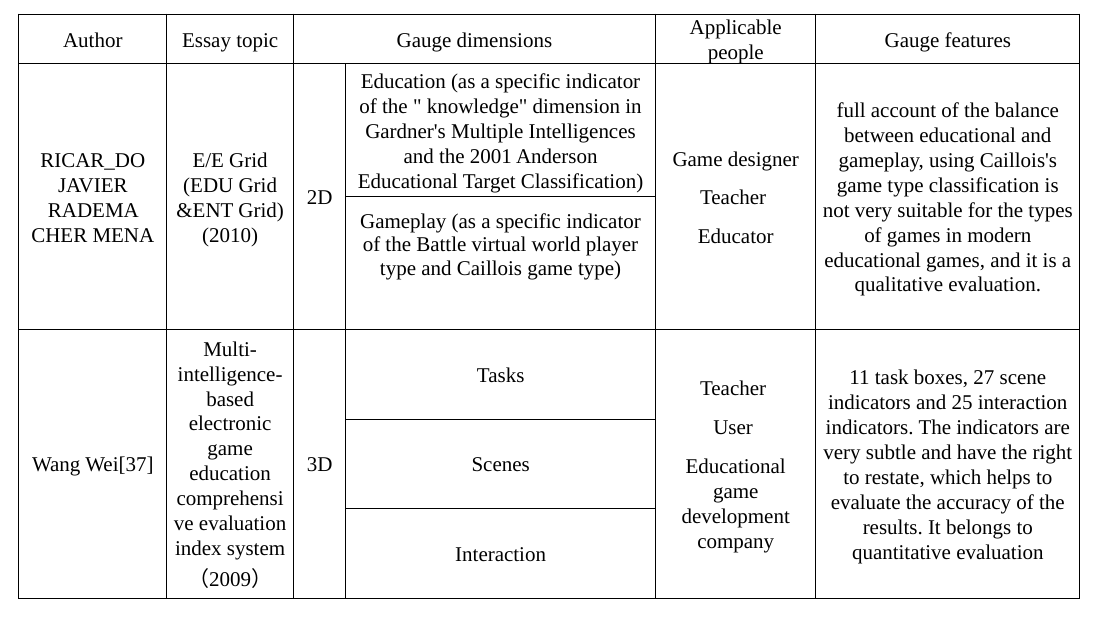
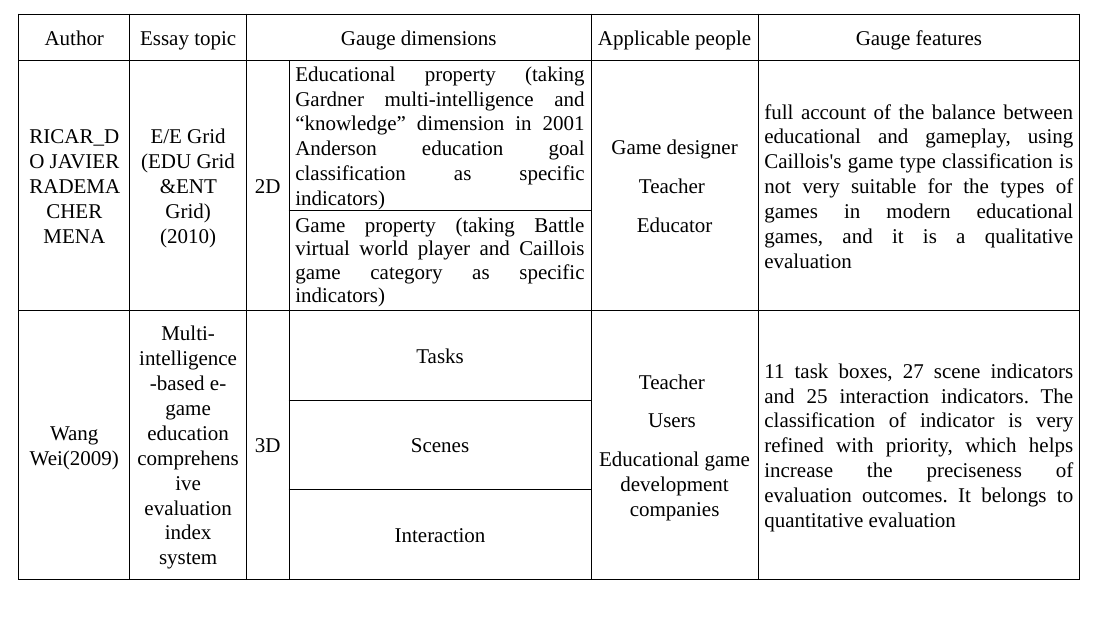
Before and after one commit to duanxiaoyun/ppaperssss, a slide deck: slide 5 of bi_ye_lun_wen/temp files.pptx. Drawn at 1120x630 pixels with LibreOffice and Linux fonts; fonts in the diff are those of the drawing. Boxes give left, top, right and bottom in pixels: in the first picture for what was removed or moved away, otherwise in the second. Text is boxed around its words. In the diff, an @@ line names an element or a change of style, - is before the commit and + after.

```diff
--- a/bi_ye_lun_wen/temp files.pptx
+++ b/bi_ye_lun_wen/temp files.pptx
@@ table at [18,14,1081,590] @@
@@ row 2, column 4: "Education (as a specific indicator of the " knowledge" dimension in Gardner's Multiple Intelligences and the 2001 Anderson Educational Target Classification)" to "Educational property (taking Gardner multi-intelligence and “knowledge” dimension in 2001 Anderson education goal classification as specific indicators)" @@
-row 2, column 6: full account of the balance between educational and gameplay, using Caillois's game type classification is not very suitable for the types of games in modern educational games, and it is a qualitative evaluation.
+row 2, column 6: full account of the balance between educational and gameplay, using Caillois's game type classification is not very suitable for the types of games in modern educational games, and it is a qualitative evaluation
-row 3, column 4: Gameplay (as a specific indicator of the Battle virtual world player type and Caillois game type)
+row 3, column 4: Game property (taking Battle virtual world player and Caillois game category as specific indicators)
-row 4: Wang Wei[37] | Multi-intelligence-based electronic game education comprehensive evaluation index system（2009） | 3D | Tasks | Teacher / User / Educational game development company | 11 task boxes, 27 scene indicators and 25 interaction indicators. The indicators are very subtle and have the right to restate, which helps to evaluate the accuracy of the results. It belongs to quantitative evaluation
+row 4: Wang Wei(2009) | Multi-intelligence-based e-game education comprehensive evaluation index system | 3D | Tasks | Teacher / Users / Educational game development companies | 11 task boxes, 27 scene indicators and 25 interaction indicators. The classification of indicator is very refined with priority, which helps increase the preciseness of evaluation outcomes. It belongs to quantitative evaluation
```
Also in this commit, not shown: 7 other slides changed, 7 other files.
